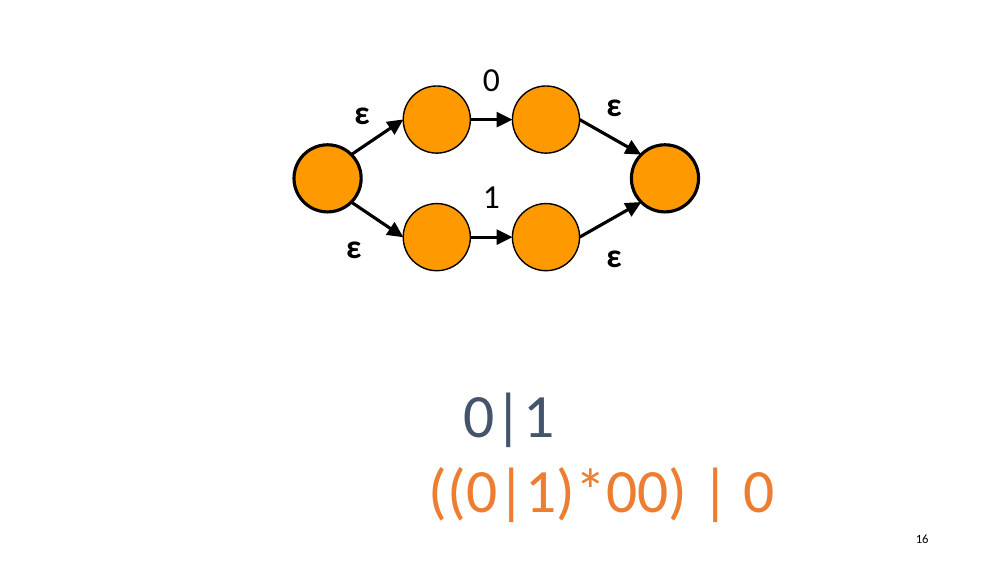
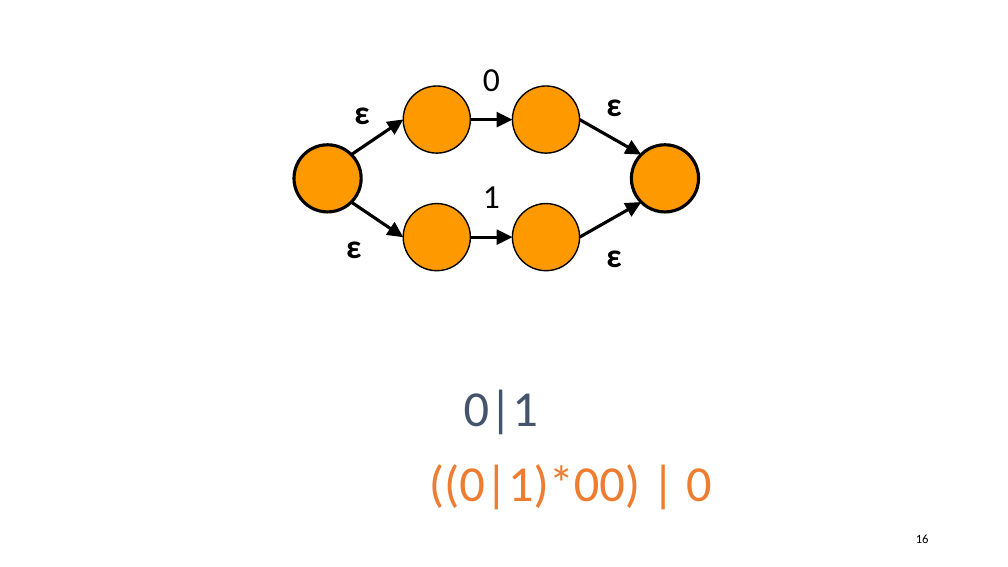
Before and after one commit to anoopsarkar/compilers-class, a slide deck: slide 16 of assets/ppt/lex/lex5-regexps-to-nfa.pptx. Drawn at 1008x567 pixels with LibreOffice and Linux fonts; fonts in the diff are those of the drawing. Boxes give left, top, right and bottom in pixels: in the first picture for what was removed or moved away, otherwise in the second. Text is boxed around its words. In the diff, an @@ line names an element or a change of style, - is before the commit and + after.

```diff
--- a/assets/ppt/lex/lex5-regexps-to-nfa.pptx
+++ b/assets/ppt/lex/lex5-regexps-to-nfa.pptx
@@ text "0|1" at box(464, 389, 538, 435): size 44 to 36 pt @@
@@ text "((0|1)*00) | 0" at box(429, 464, 712, 510): size 44 to 36 pt @@
```
Also in this commit, not shown: 8 other slides changed, 5 other files.
